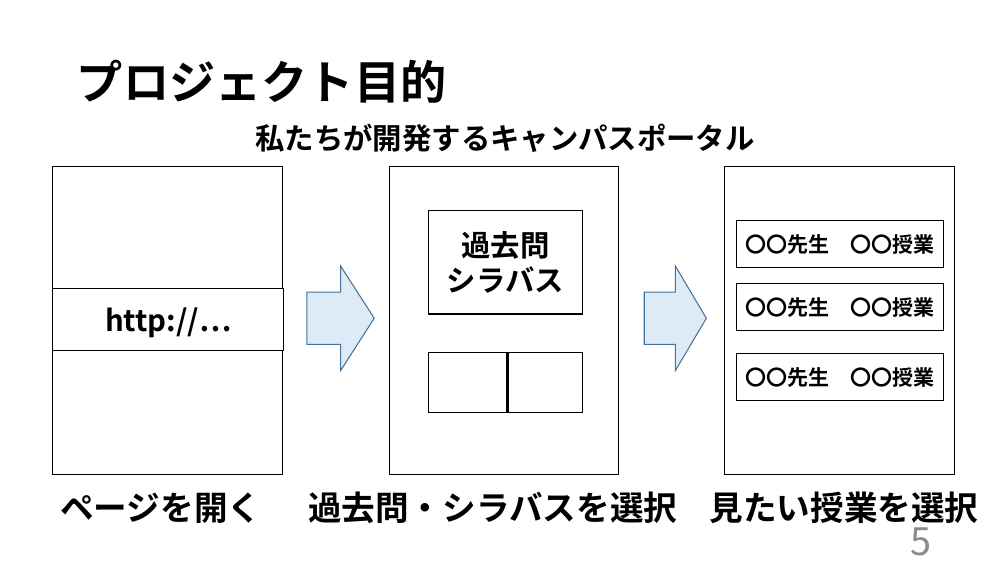
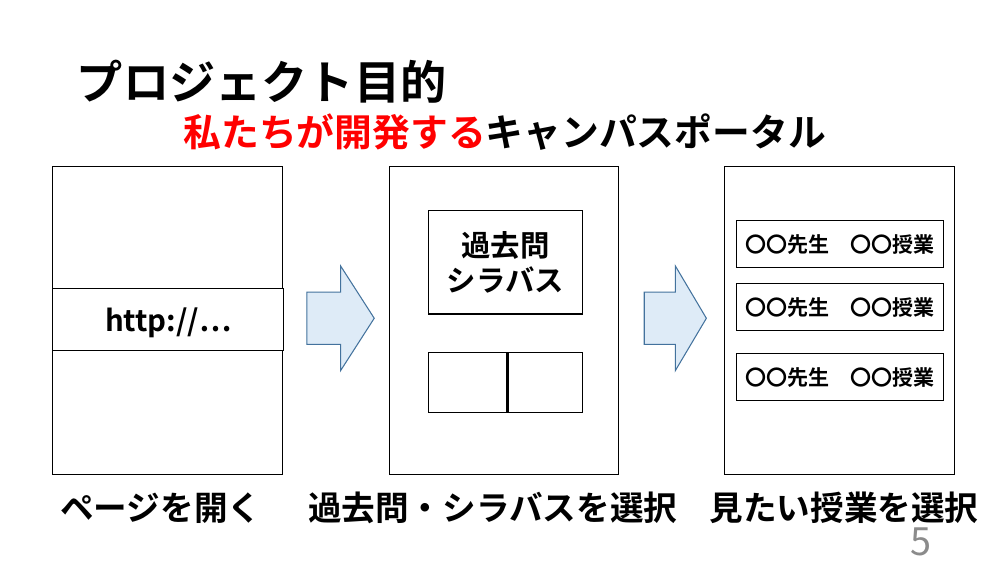
Before and after one commit to kazukiyoshida96/PM-, a slide deck: slide 6 of ＰＭ学科専用2.pptx. Drawn at 1008x567 pixels with LibreOffice and Linux fonts; fonts in the diff are those of the drawing. Boxes give left, top, right and bottom in pixels: in the first picture for what was removed or moved away, otherwise in the second. Text is boxed around its words. In the diff, an @@ line names an element or a change of style, - is before the commit and + after.

```diff
--- a/ＰＭ学科専用2.pptx
+++ b/ＰＭ学科専用2.pptx
@@ text "私たちが開発するキャンパスポータル": place and size @@
-text "私たちが開発するキャンパスポータル" at [256,123,755,152]
+text "私たちが開発するキャンパスポータル" at [183,113,826,150]
@@ text "私たちが開発するキャンパスポータル" at [183,113,826,150]: size 28 to 36 pt; text colour #000000 to #FF0000 in "私たちが開発するキャンパスポータル" @@
```
Also in this commit, not shown: 16 other slides changed.
